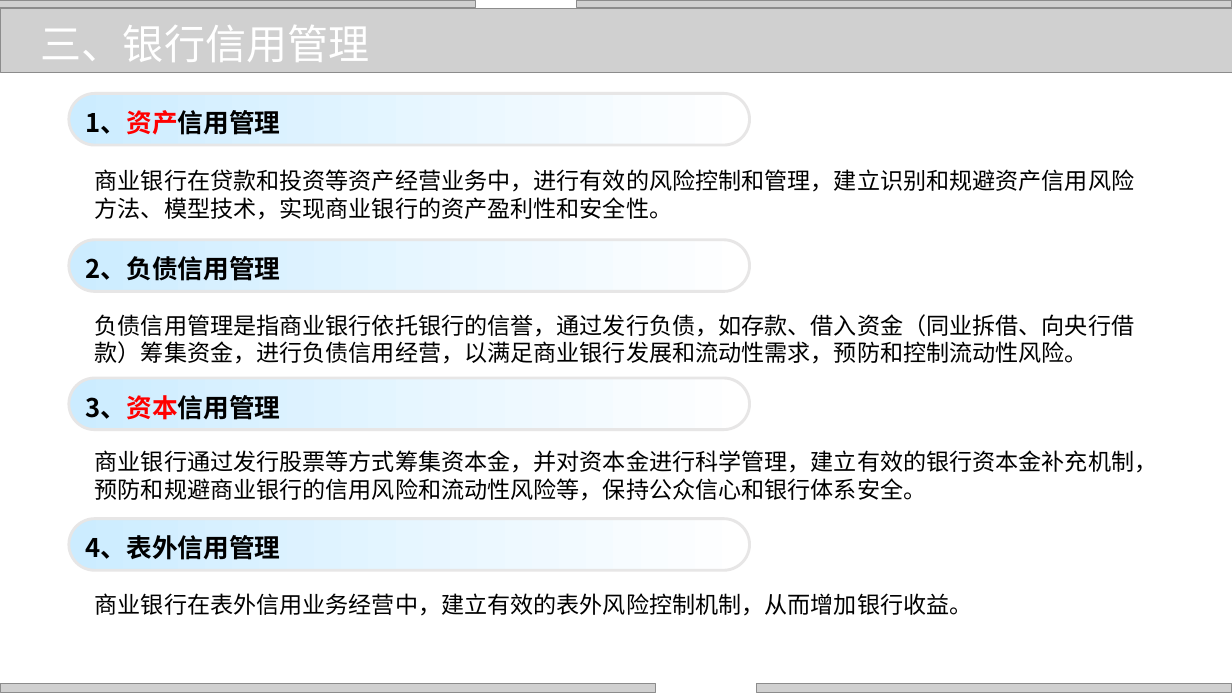
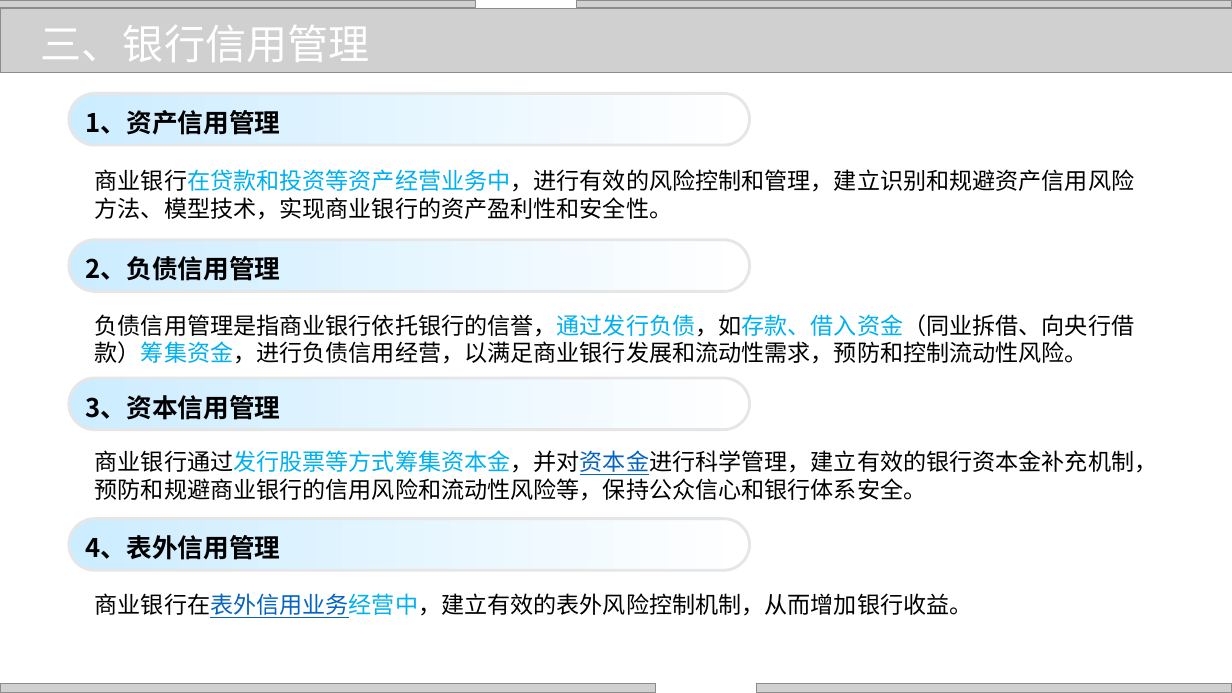
Before and after one commit to zhangjianzhang/internet_credit, a slide deck: slide 15 of files/slides/lecture_18.pptx. Drawn at 1232x693 pixels with LibreOffice and Linux fonts; fonts in the diff are those of the drawing; grey boxes stand for pictures; background and template pictures are left out. Boxes give left, top, right and bottom in pixels: in the first picture for what was removed or moved away, otherwise in the second. Text is boxed around its words. In the diff, an @@ line names an element or a change of style, - is before the commit and + after.

```diff
--- a/files/slides/lecture_18.pptx
+++ b/files/slides/lecture_18.pptx
@@ rounded rectangle "1、资产信用管理" at (69,93,750,145): text colour #FF0000 to #000000 in "1、资产信用管理" @@
@@ text "商业银行在贷款和投资等资产经营业务中，进行有效的风险控制和管理，建立识别和规避资产信用风险方法、模型技术，实现商业银行的 ..." at (95,169,1134,220): text colour #000000 to #00B0F0 in "商业银行在贷款和投资等资产经营业务中，进行有效的风险控制和管理，建立识别和规避资产信用风险方法、模型技术，实现商业银行的 ..." @@
@@ text "负债信用管理是指商业银行依托银行的信誉，通过发行负债，如存款、借入资金（同业拆借、向央行借款）筹集资金，进行负债信用经营 ..." at (95,314,1134,364): text colour #000000 to #00B0F0 in "负债信用管理是指商业银行依托银行的信誉，通过发行负债，如存款、借入资金（同业拆借、向央行借款）筹集资金，进行负债信用经营 ..." @@
@@ rounded rectangle "3、资本信用管理" at (69,378,750,430): text colour #FF0000 to #000000 in "3、资本信用管理" @@
@@ text "商业银行通过发行股票等方式筹集资本金，并对资本金进行科学管理，建立有效的银行资本金补充机制，预防和规避商业银行的信用风险 ..." at (95,450,1158,501): text colour #000000 to #00B0F0, text colour #000000 to #0563C1, underline on in "商业银行通过发行股票等方式筹集资本金，并对资本金进行科学管理，建立有效的银行资本金补充机制，预防和规避商业银行的信用风险 ..." @@
@@ text "商业银行在表外信用业务经营中，建立有效的表外风险控制机制，从而增加银行收益。" at (95,593,973,618): text colour #000000 to #0563C1, text colour #000000 to #00B0F0, underline on in "商业银行在表外信用业务经营中，建立有效的表外风险控制机制，从而增加银行收益。" @@
```
Also in this commit, not shown: 15 other slides changed, 2 slides removed, 7 other files.
